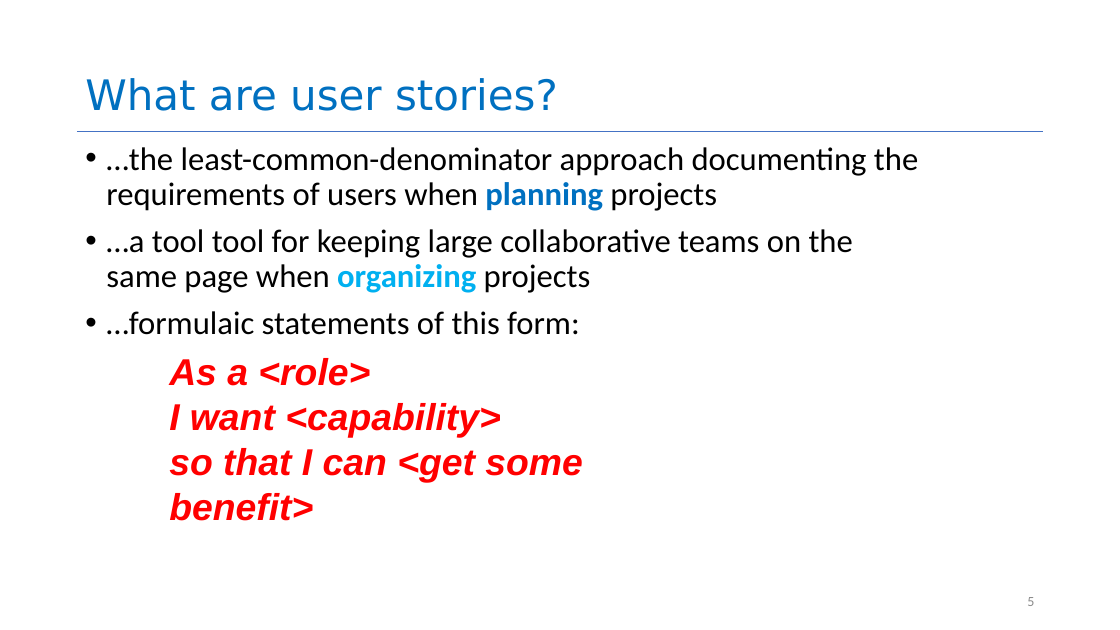
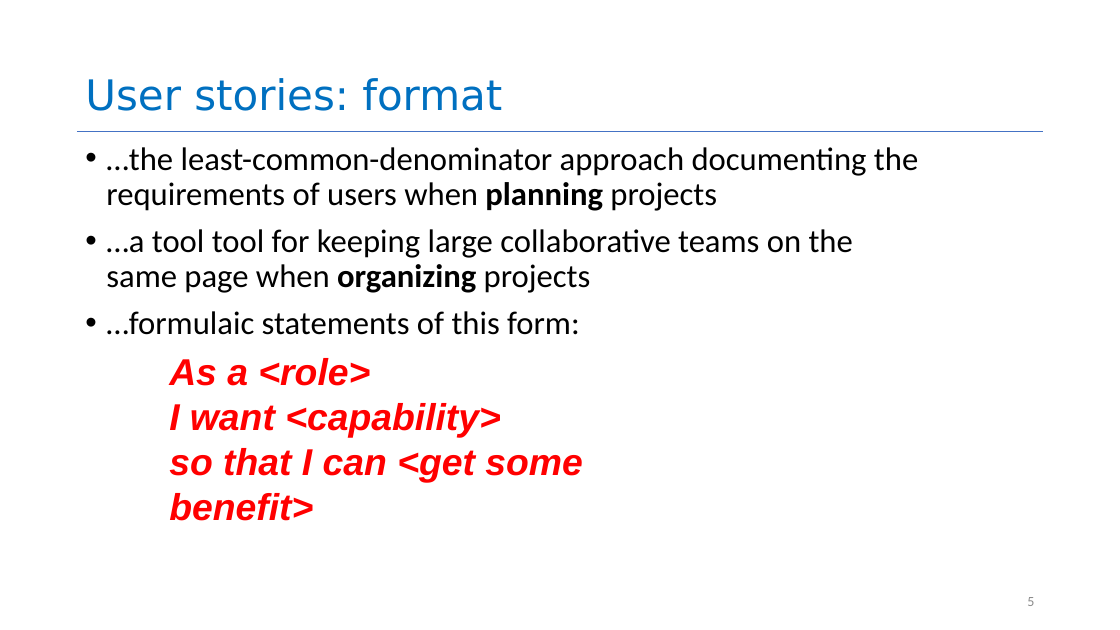
Before and after one commit to vaishalisingh04/CS4530-Spring-2026, a slide deck: slide 5 of Slides/Module 01.2 User Stories.pptx. Drawn at 1120x630 pixels with LibreOffice and Linux fonts; fonts in the diff are those of the drawing. Boxes give left, top, right and bottom in pixels: in the first picture for what was removed or moved away, otherwise in the second. Text is boxed around its words. In the diff, an @@ line names an element or a change of style, - is before the commit and + after.

```diff
--- a/Slides/Module 01.2 User Stories.pptx
+++ b/Slides/Module 01.2 User Stories.pptx
@@ title at (85, 78, 502, 111): text changed @@
-What are user stories?
+User stories: format
@@ text at (106, 147, 918, 293): text colour #0070C0 to #000000 in "planning"; text colour #00B0F0 to #000000 in "organizing" @@
```
Also in this commit, not shown: 3 other slides changed, 2 other files.
